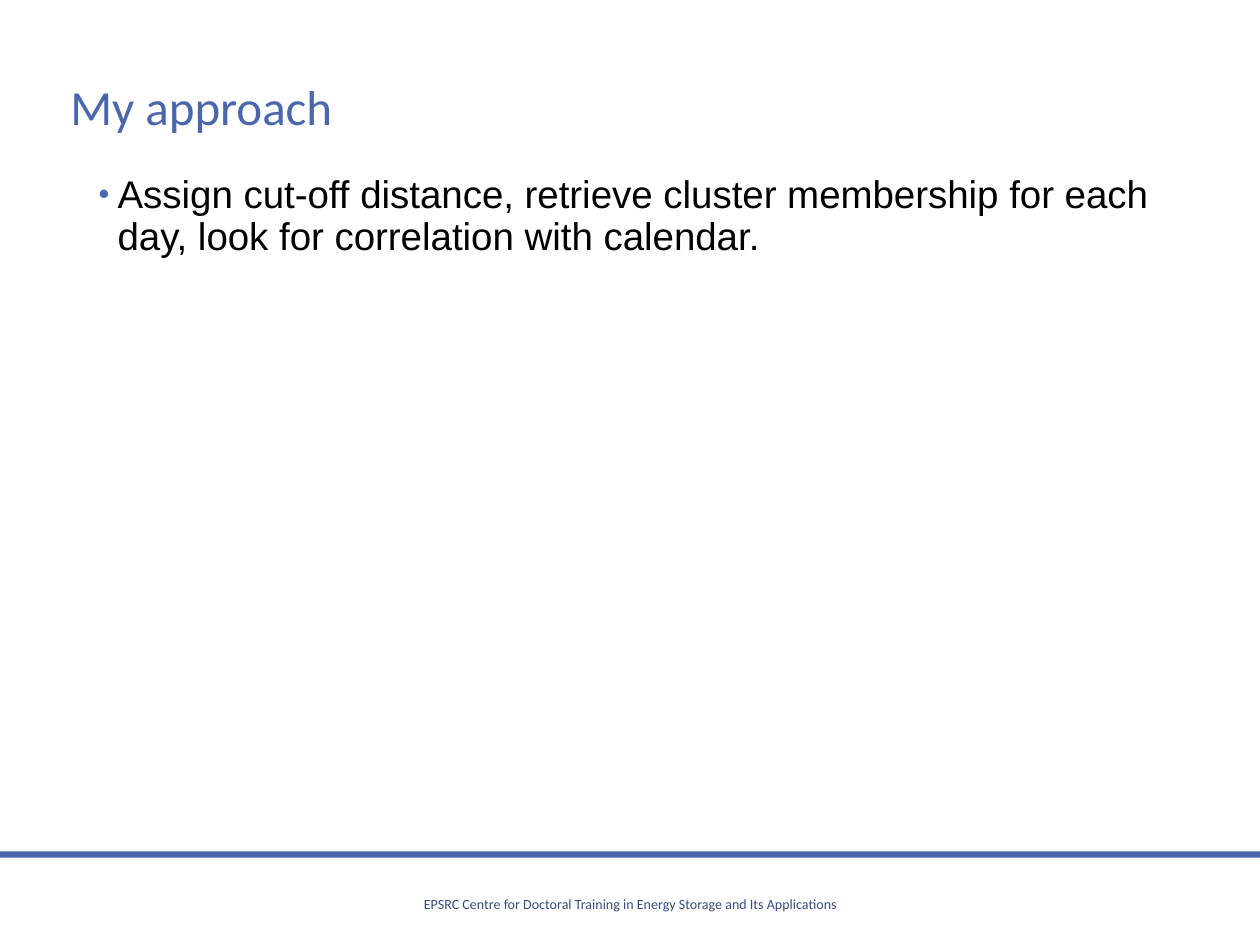
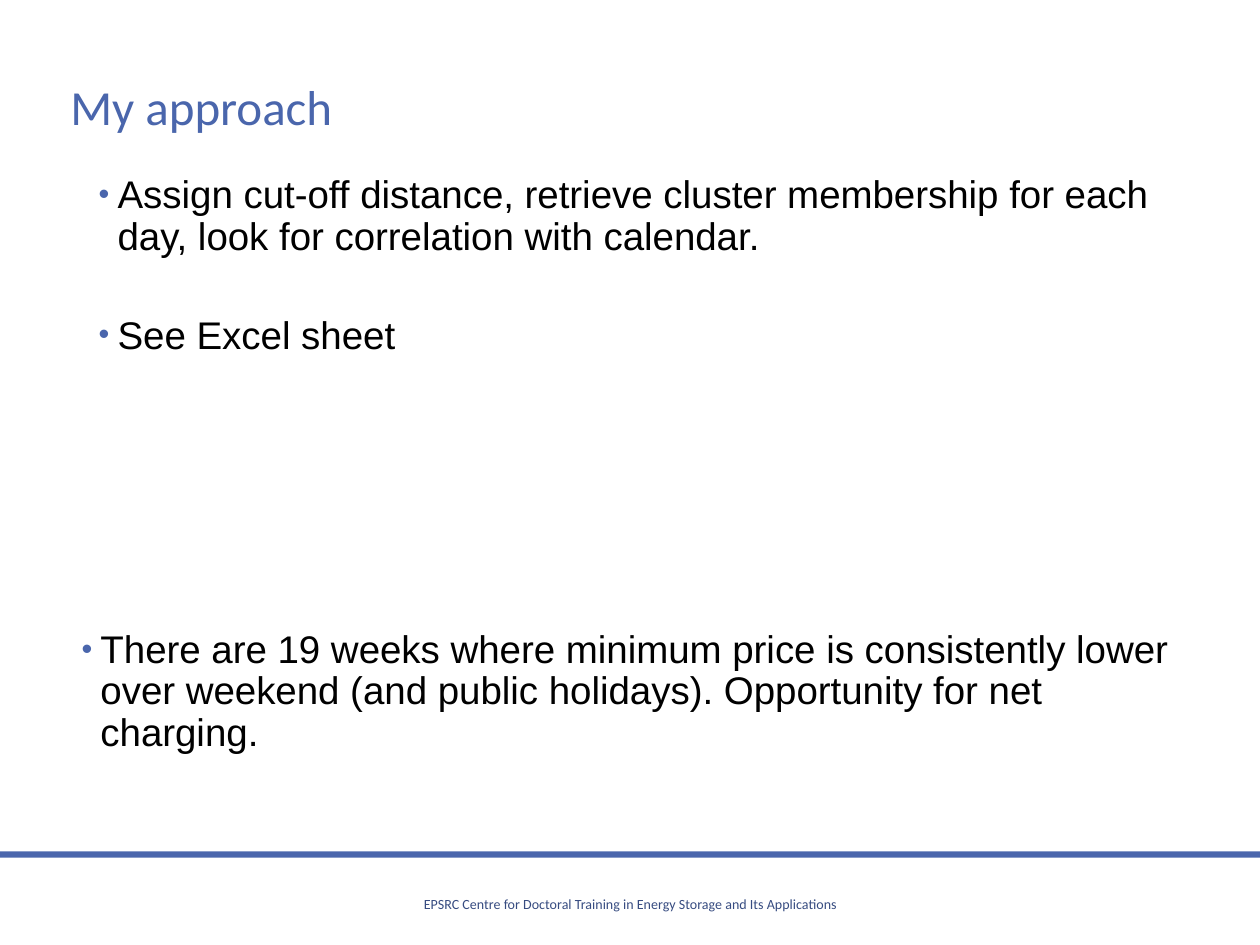
Before and after one commit to diarmidr/cluster_analysis, a slide deck: slide 7 of cluster_analysis day ahead price.pptx. Drawn at 1260x945 pixels with LibreOffice and Linux fonts; fonts in the diff are those of the drawing; background and template pictures are left out. Boxes give left, top, right and bottom in pixels: in the first picture for what was removed or moved away, otherwise in the second. Text is boxed around its words. In the diff, an @@ line names an element or a change of style, - is before the commit and + after.

```diff
--- a/cluster_analysis day ahead price.pptx
+++ b/cluster_analysis day ahead price.pptx
@@ text at [118, 321, 395, 350]: paragraph added @@
+  • See Excel sheet
@@ text added at [100, 635, 1168, 712], 22 pt, text #000000 @@
+  • There are 19 weeks where minimum price is consistently lower over weekend (and public holidays). Opportunity for net charging.
```
Also in this commit, not shown: 4 slides added, 1 slide removed.
